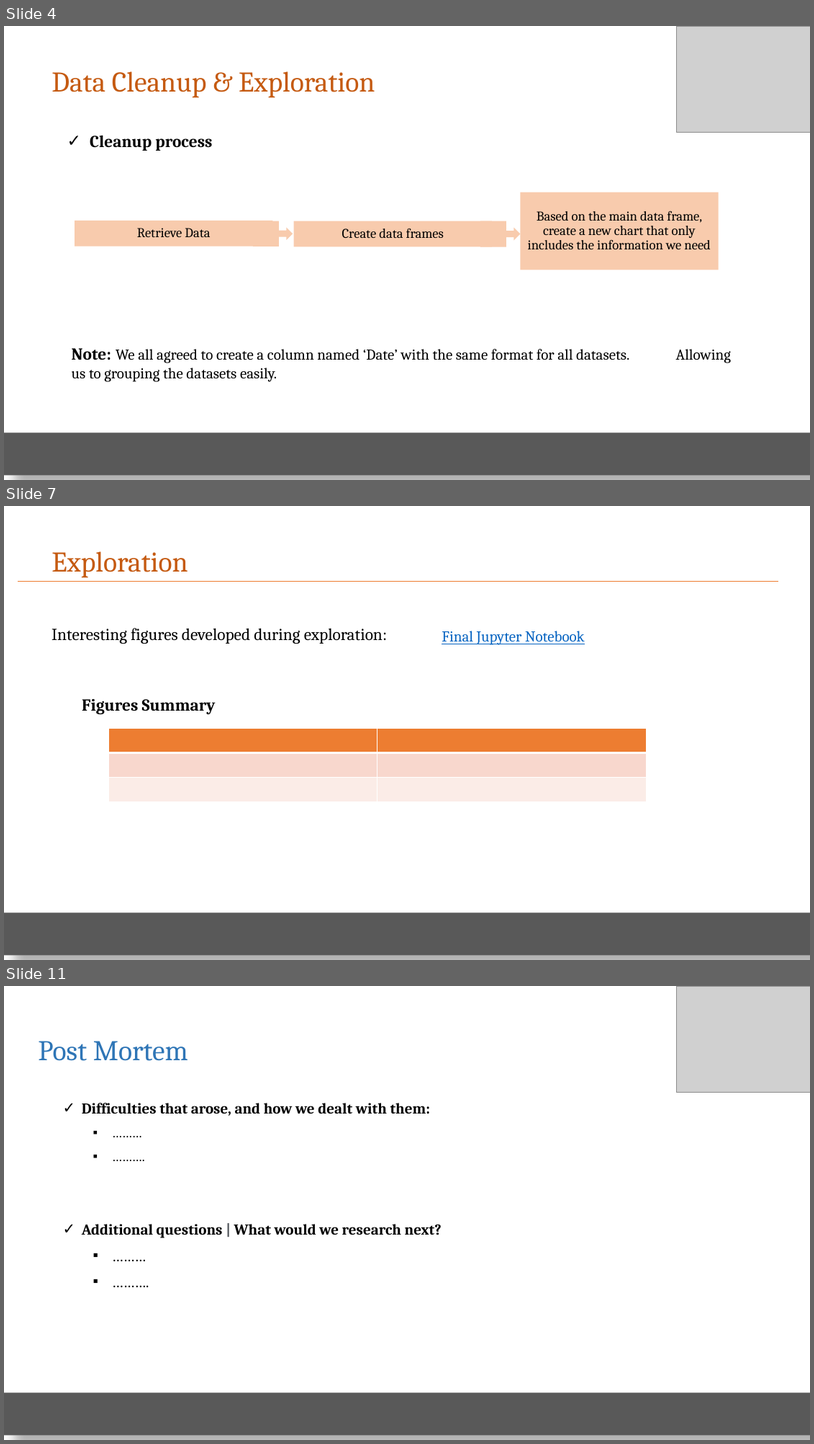
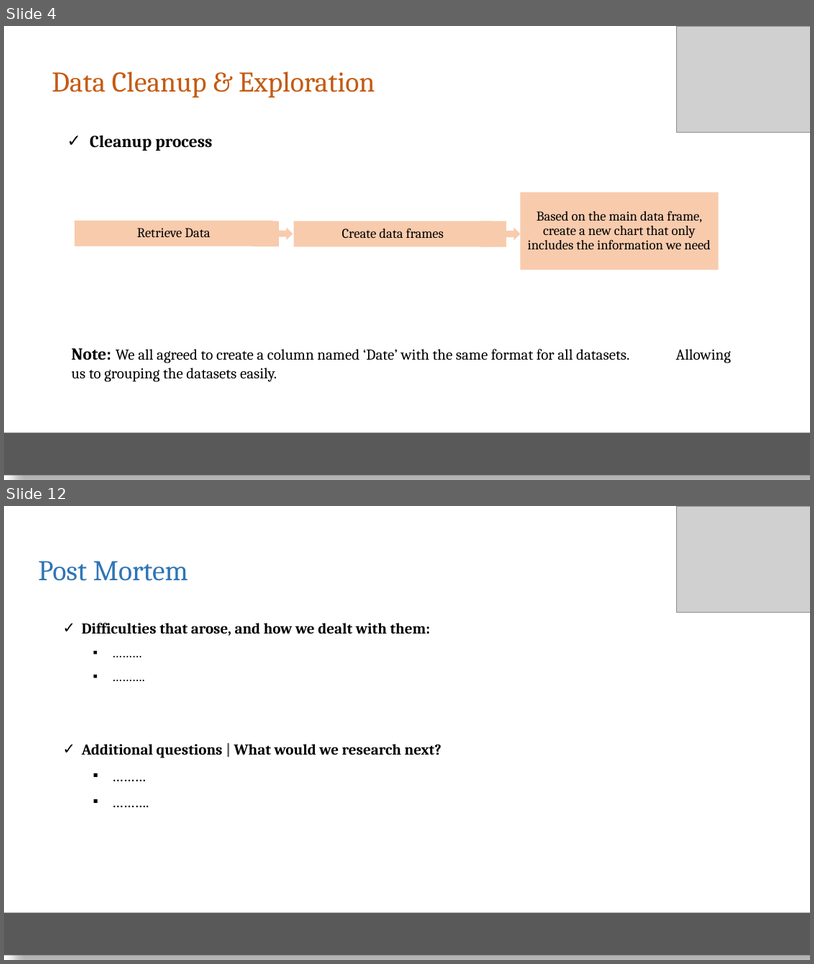
Before and after one commit to elubanska/GTA_real_estate_market, a slide deck: Presentation_proj_1/Real Estate Mkt.pptx. Shown one above the other, each under a label of ours: slides 4, 7 and 11 before the commit, slides 4 and 12 after it; the slides between them are not shown. The pictures are 814x1444 and 814x964 pixels, drawn with LibreOffice and Linux fonts; fonts in the diff are those of the drawing; grey boxes stand for pictures. Boxes give left, top, right and bottom in pixels: in the first picture for what was removed or moved away, otherwise in the second. Text is boxed around its words. In the diff, an @@ line names an element or a change of style, - is before the commit and + after.

```diff
--- a/Presentation_proj_1/Real Estate Mkt.pptx
+++ b/Presentation_proj_1/Real Estate Mkt.pptx
@@ slide 7 removed at bbox=[4, 506, 810, 960], background #FFFFFF @@
@@ text removed at bbox=[52, 551, 188, 578] @@
-Exploration
@@ line removed from (18, 581) to (779, 581) @@
@@ text removed at bbox=[52, 628, 387, 644] @@
-Interesting figures developed during exploration:
@@ text removed at bbox=[442, 631, 585, 645] @@
-Final Jupyter Notebook
@@ text removed at bbox=[82, 699, 216, 714] @@
-Figures Summary
@@ table removed at bbox=[108, 728, 646, 802], 3 rows, 2 columns @@
- | 
- | 
- | 
@@ rectangle removed at bbox=[4, 913, 810, 955] @@
@@ what was slide 11 is now slide 12 @@
```
Also in this commit, not shown: 2 slides changed, 6 slides added, 5 other slides removed, 2 other files.
